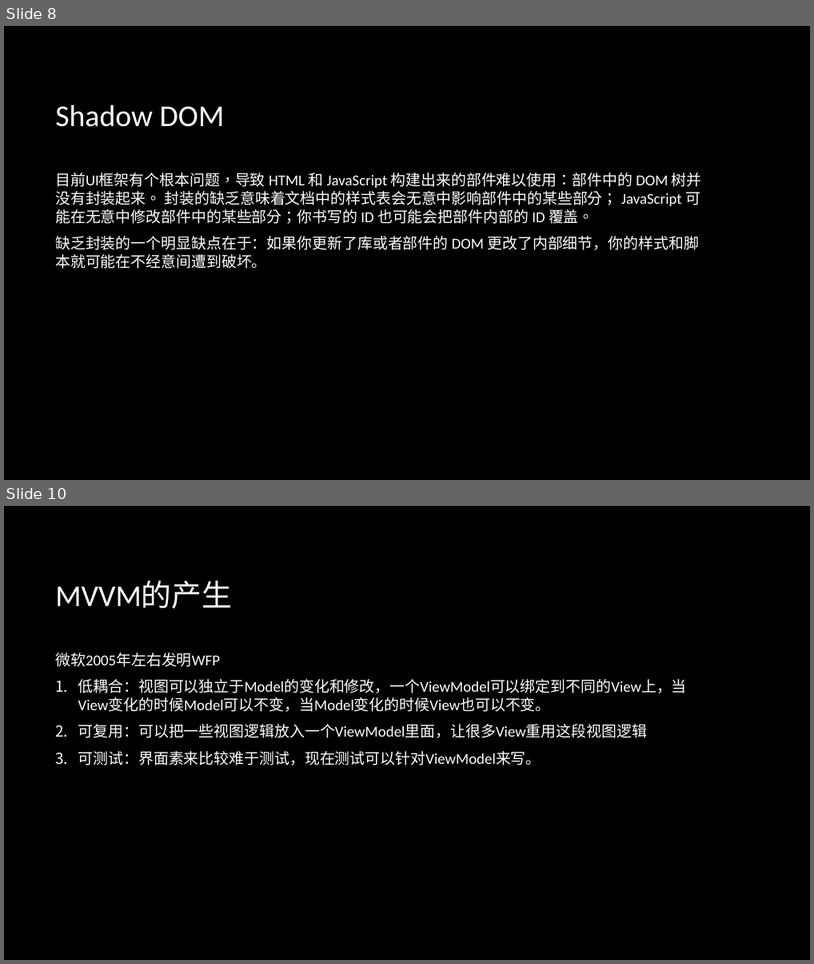
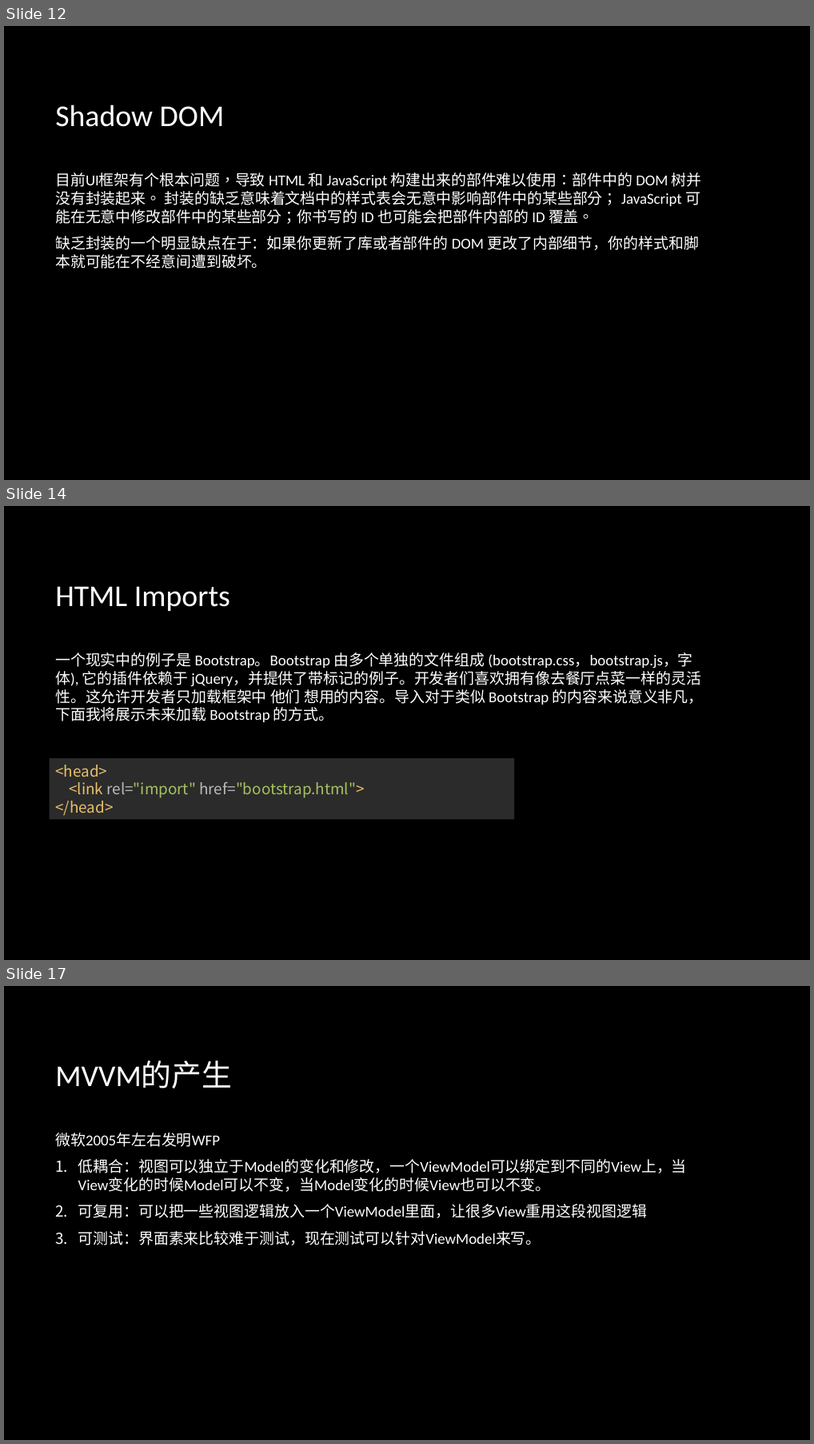
Before and after one commit to zhanglingkang/study, a slide deck: article/front-end/前端技术分享.pptx. Shown one above the other, each under a label of ours: slides 8 and 10 before the commit, slides 12, 14 and 17 after it; the slides between them are not shown. The pictures are 814x964 and 814x1444 pixels, drawn with LibreOffice and Linux fonts; fonts in the diff are those of the drawing; background and template pictures are left out. Boxes give left, top, right and bottom in pixels: in the first picture for what was removed or moved away, otherwise in the second. Text is boxed around its words. In the diff, an @@ line names an element or a change of style, - is before the commit and + after.

```diff
--- a/article/front-end/前端技术分享.pptx
+++ b/article/front-end/前端技术分享.pptx
@@ slide 14 added at box(4, 506, 810, 960), background picture (left out) @@
@@ title added at box(55, 586, 230, 611), 36 pt, text #FFFFFF @@
+HTML Imports
@@ text added at box(55, 652, 704, 722), 18 pt, text #FFFFFF @@
+一个现实中的例子是 Bootstrap。Bootstrap 由多个单独的文件组成 (bootstrap.css，bootstrap.js，字体), 它的插件依赖于 jQuery，并提供了带标记的例子。开发者们喜欢拥有像去餐厅点菜一样的灵活性。这允许开发者只加载框架中 他们 想用的内容。导入对于类似 Bootstrap 的内容来说意义非凡，下面我将展示未来加载 Bootstrap 的方式。
@@ rectangle added at box(50, 758, 514, 820), fill #2B2B2B, 18 pt, text #A5C261 @@
+<head>
+<link rel="import" href="bootstrap.html">
+</head>
@@ what was slide 8 is now slide 12 @@
@@ what was slide 10 is now slide 17 @@
```
Also in this commit, not shown: 3 slides changed, 6 other slides added, 1 other file.
